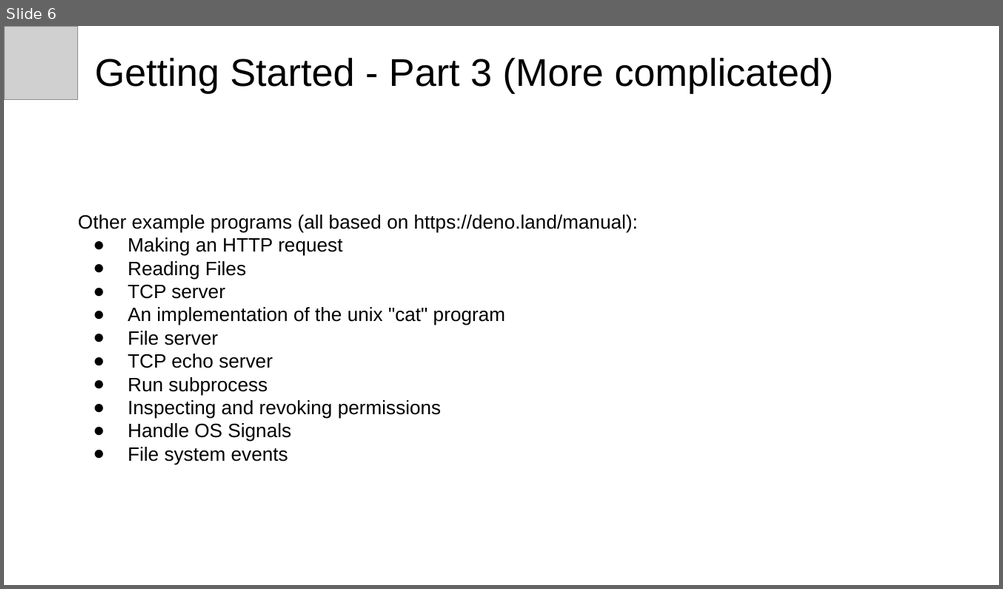
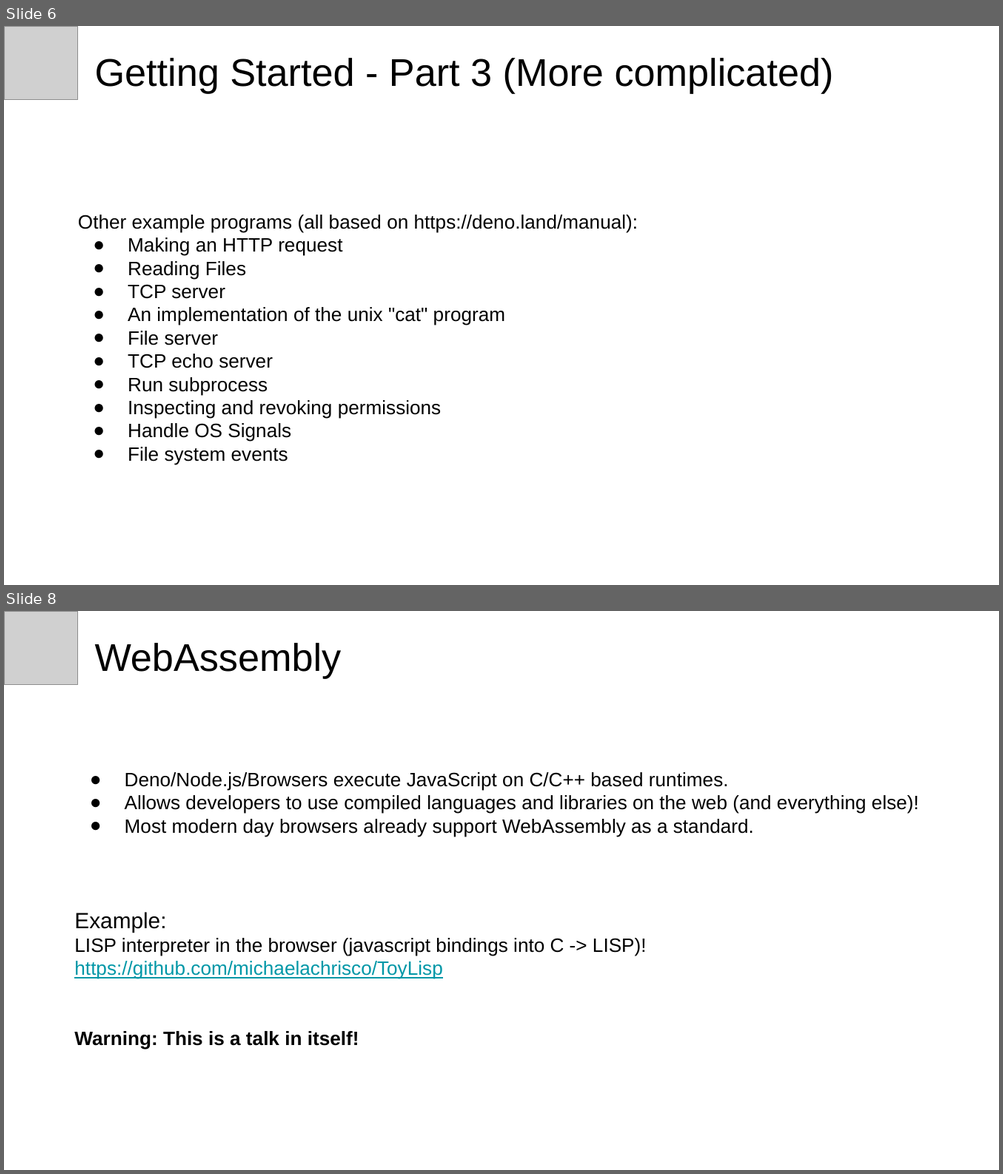
Before and after one commit to michaelachrisco/deno-developer-talk, a slide deck: Introduction to Deno.pptx. Shown one above the other, each under a label of ours: slide 6 before the commit, slides 6 and 8 after it; the slides between them are not shown. The pictures are 1003x589 and 1003x1174 pixels, drawn with LibreOffice and Linux fonts; fonts in the diff are those of the drawing; grey boxes stand for pictures. Boxes give left, top, right and bottom in pixels: in the first picture for what was removed or moved away, otherwise in the second. Text is boxed around its words. In the diff, an @@ line names an element or a change of style, - is before the commit and + after.

Commit message:
feature(deno-web): Deno webassembly based on prior talk and example code

```diff
--- a/Introduction to Deno.pptx
+++ b/Introduction to Deno.pptx
@@ slide 8 added at (4, 611, 999, 1170), background #FFFFFF @@
@@ picture added at (4, 611, 77, 684) @@
@@ title added at (95, 643, 341, 678), 28 pt, text #000000 @@
+WebAssembly
@@ text added at (74, 772, 919, 1049), 14 pt, text #000000 @@
+● Deno/Node.js/Browsers execute JavaScript on C/C++ based runtimes.
+● Allows developers to use compiled languages and libraries on the web (and everything else)!
+● Most modern day browsers already support WebAssembly as a standard.
+Example:
+LISP interpreter in the browser (javascript bindings into C -> LISP)!
+https://github.com/michaelachrisco/ToyLisp
+Warning: This is a talk in itself!
```
Also in this commit, not shown: 2 slides changed, 3 other slides added, 1 slide removed, 1 other file.
